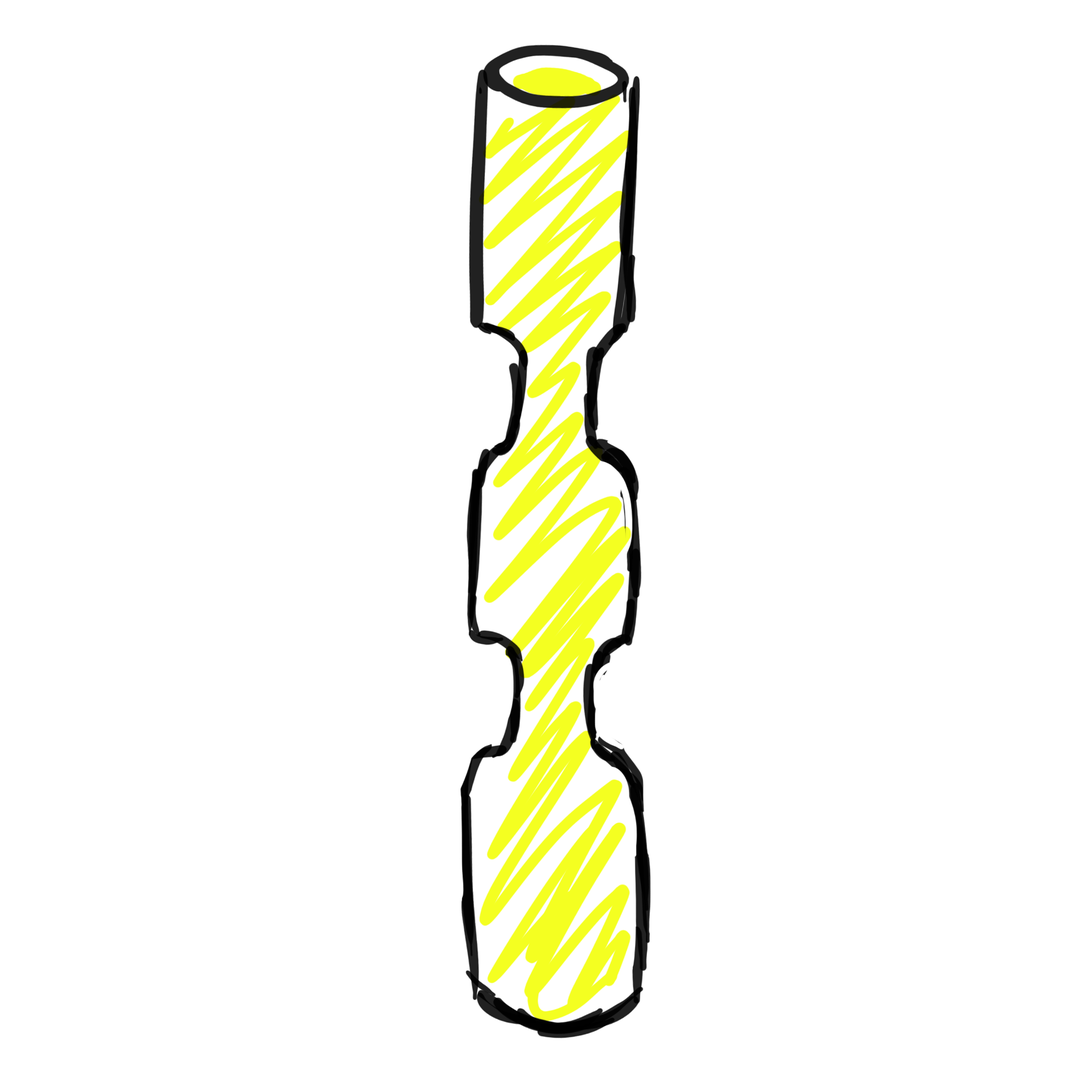
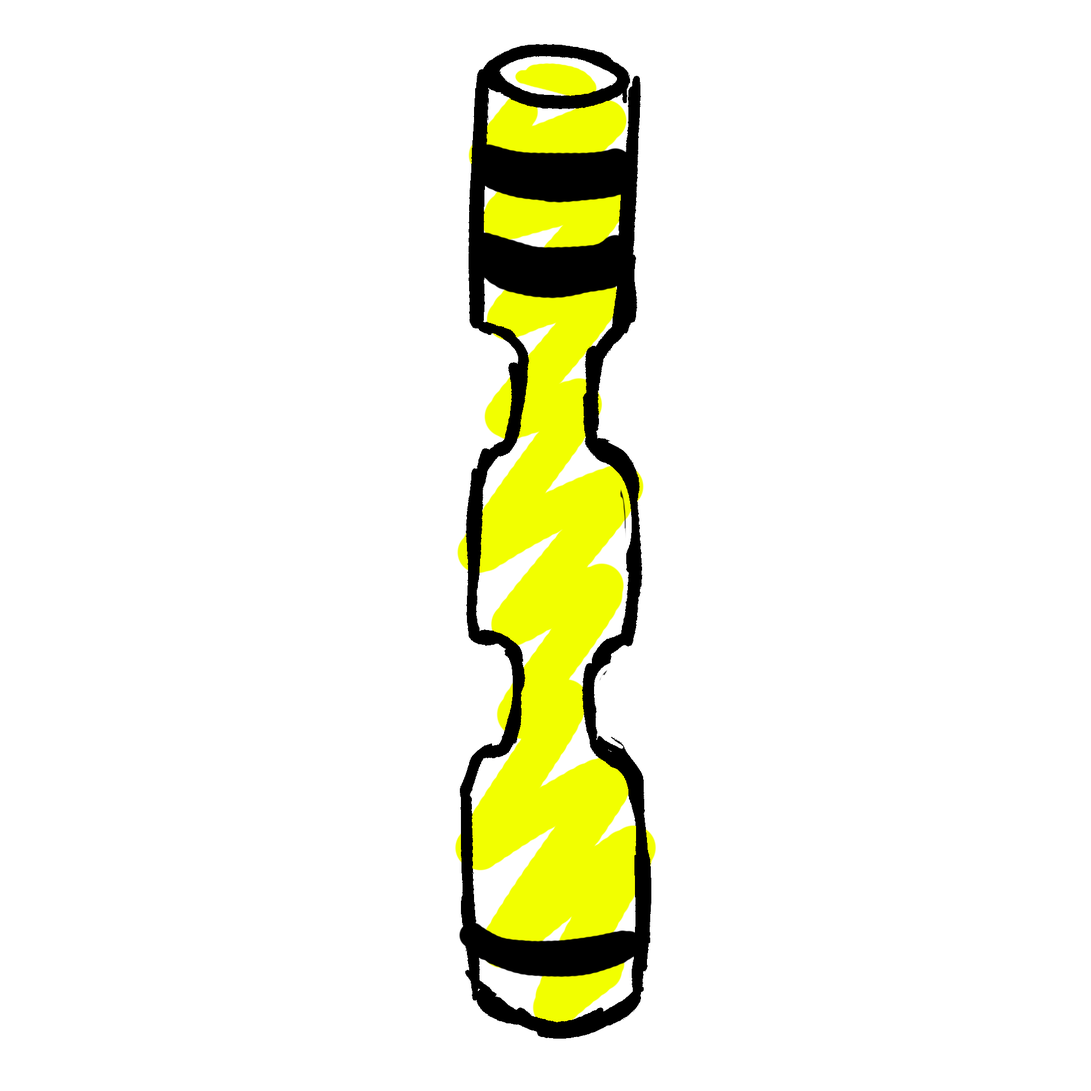
Layer changes from the first 1091px x 1091px image to the second:
renamed "Layer 1" to "Layer 1 copy", hid it over [460, 44, 652, 1040]
renamed "Layer 2" to "Layer 2 copy", hid it over [478, 67, 635, 1023]
added layer "Layer 4" above "Layer 3" over [458, 44, 652, 1040]
added layer "Layer 3" above "Background" over [455, 62, 657, 1030]
hid "Background" over [455, 44, 657, 1040]
